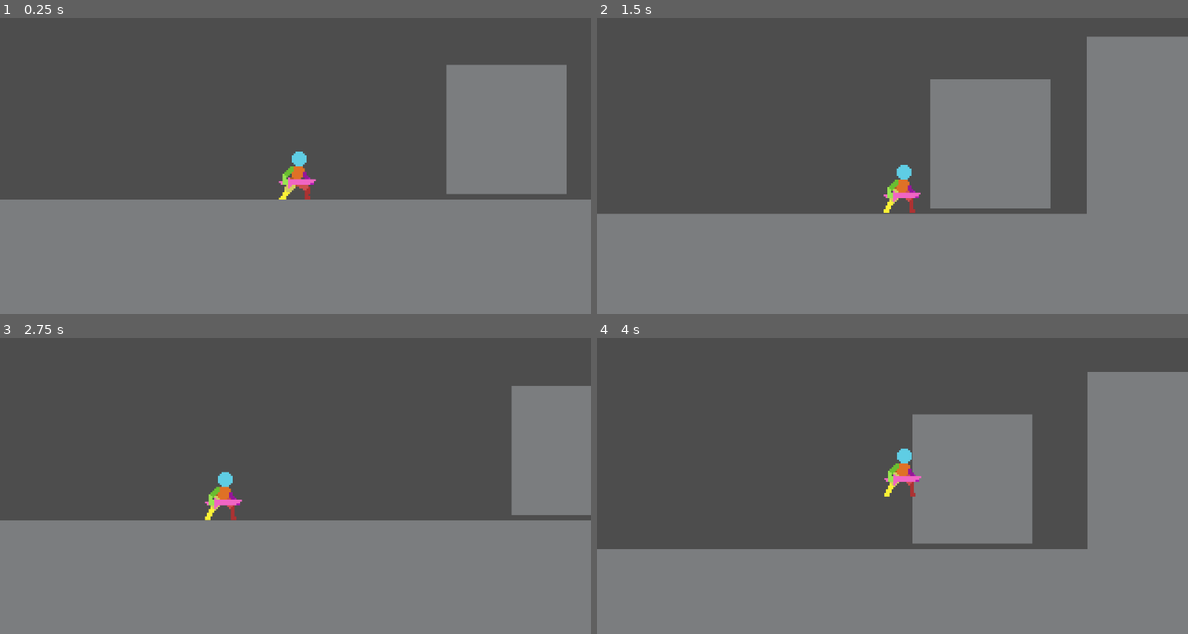
Above: before the commit, frames 1-4 (two rows, left to right).
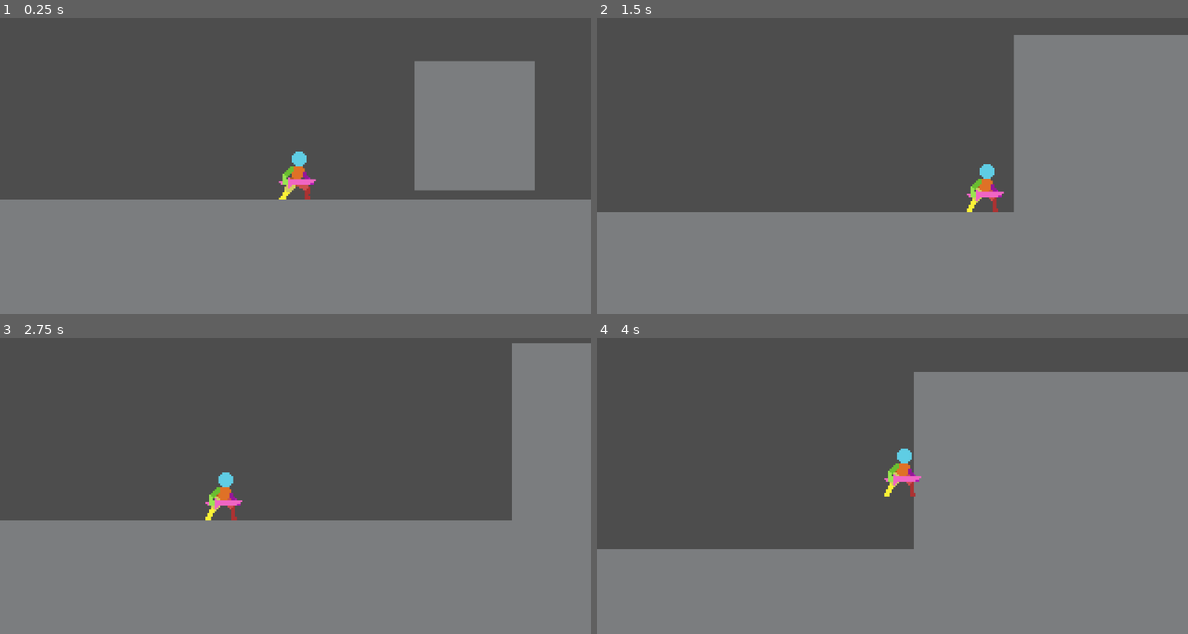
Above: after the commit, the same moments.

Repository: allo77777/boss_rush_jam
Game: Godot game, scene res://scenes/root.tscn
The game is run twice, just before and just after one commit, with the same random seed, the same clock (stepped at 60 frames per second) and the same inputs.
Inputs (mouse positions are in pixels of both pictures, inside the frame that each line leads up to):
- Up to frame 1 (0.25 s): no input
- Up to frame 2 (1.5 s): move the mouse to (1022, 130) at 0.52 s; hold S (crouch) 0.53-1.28 s; hold D (move_right) from 0.53 s (still down); tap Space (jump) at 0.77 s; move the mouse to (774, 166) at 1.27 s; tap Shift (dash) at 1.35 s
- Up to frame 3 (2.75 s): tap Space (jump) at 1.52 s; move the mouse to (354, 394) at 2.02 s; release D (move_right) at 2.03 s; hold A (move_left) from 2.03 s (still down); tap E (interact) at 2.1 s
- Up to frame 4 (4 s): move the mouse to (862, 533) at 2.77 s; release A (move_left) at 2.78 s; hold D (move_right) from 2.78 s (still down); tap S (crouch) at 2.85 s; tap Space (jump) at 3.02, 3.77 s; move the mouse to (1069, 518) at 3.52 s; tap Shift (dash) at 3.6 s

The runs differ from the first frame. In frame 1, 5.2% of the frame differs, in the area x 70-96%, y 14-60%; in frame 2, 12%, in the area x 0-100%, y 5-67%; in frame 3, 2.4%; in frame 4, 9.0%.

Commit message:
continued boss1

Diff:
--- a/scenes/BossScenes/Boss1/boss_1.tscn
+++ b/scenes/BossScenes/Boss1/boss_1.tscn
@@ -3,10 +3,25 @@
 [ext_resource type="Texture2D" uid="uid://cxeg4lt6i8bd5" path="res://assets/tileset.png" id="1_3x2mp"]
 [ext_resource type="Script" path="res://scripts/BossScript/Boss1/Boss1.gd" id="1_pcltk"]
 [ext_resource type="Script" path="res://scripts/BossScript/Boss1/StateMachineB1.gd" id="3_qhxew"]
-[ext_resource type="Script" path="res://scripts/BossScript/Boss1/B1Idle.gd" id="4_i8257"]
+[ext_resource type="Script" path="res://scripts/BossScript/Boss1/B1Follow.gd" id="4_i8257"]
 
 [sub_resource type="RectangleShape2D" id="RectangleShape2D_odir6"]
-size = Vector2(70, 74)
+size = Vector2(82, 82)
+
+[sub_resource type="Animation" id="Animation_w1xfa"]
+length = 0.001
+tracks/0/type = "value"
+tracks/0/imported = false
+tracks/0/enabled = true
+tracks/0/path = NodePath("Tileset:position")
+tracks/0/interp = 1
+tracks/0/loop_wrap = true
+tracks/0/keys = {
+"times": PackedFloat32Array(0),
+"transitions": PackedFloat32Array(1),
+"update": 0,
+"values": [Vector2(0, 0)]
+}
 
 [sub_resource type="Animation" id="Animation_thcni"]
 resource_name = "idle"
@@ -25,21 +40,6 @@
 "values": [Vector2(0, 0), Vector2(-7.935, 0), Vector2(12.08, 0), Vector2(-7.935, 0), Vector2(0, 0)]
 }
 
-[sub_resource type="Animation" id="Animation_w1xfa"]
-length = 0.001
-tracks/0/type = "value"
-tracks/0/imported = false
-tracks/0/enabled = true
-tracks/0/path = NodePath("Tileset:position")
-tracks/0/interp = 1
-tracks/0/loop_wrap = true
-tracks/0/keys = {
-"times": PackedFloat32Array(0),
-"transitions": PackedFloat32Array(1),
-"update": 0,
-"values": [Vector2(0, 0)]
-}
-
 [sub_resource type="AnimationLibrary" id="AnimationLibrary_43e0o"]
 _data = {
 "RESET": SubResource("Animation_w1xfa"),
@@ -54,16 +54,14 @@
 texture = ExtResource("1_3x2mp")
 
 [node name="CollisionShape2D" type="CollisionShape2D" parent="."]
-position = Vector2(1, -1)
 shape = SubResource("RectangleShape2D_odir6")
 
 [node name="StateMachineB1" type="Node" parent="." node_paths=PackedStringArray("initial_state")]
 script = ExtResource("3_qhxew")
-initial_state = NodePath("Idle")
+initial_state = NodePath("Follow")
 
-[node name="Idle" type="Node" parent="StateMachineB1" node_paths=PackedStringArray("AnimPlayer", "BossRef")]
+[node name="Follow" type="Node" parent="StateMachineB1" node_paths=PackedStringArray("BossRef")]
 script = ExtResource("4_i8257")
-AnimPlayer = NodePath("../../B1AnimationPlayer")
 BossRef = NodePath("../..")
 
 [node name="B1AnimationPlayer" type="AnimationPlayer" parent="."]
--- a/scenes/root.tscn
+++ b/scenes/root.tscn
@@ -18,7 +18,7 @@
 [node name="root" type="Node2D"]
 script = ExtResource("1_sqd3b")
 
-[node name="player" parent="." instance=ExtResource("2_fhn3h")]
+[node name="player" parent="." groups=["PlayerGroup"] instance=ExtResource("2_fhn3h")]
 collision_layer = 1
 collision_mask = 8
 
@@ -34,6 +34,6 @@
 tile_set = SubResource("TileSet_poiyj")
 
 [node name="Boss1" parent="." node_paths=PackedStringArray("PlayerRef") instance=ExtResource("4_abot1")]
-position = Vector2(116, -38)
+position = Vector2(111, -49)
 collision_layer = 8
 PlayerRef = NodePath("../player")
--- /dev/null
+++ b/scripts/BossScript/Boss1/B1Follow.gd
@@ -0,0 +1,22 @@
+extends BossState
+
+
+
+@export var BossRef:Entity
+var PlayerRef:Player
+var Speed = 0.5
+
+func enter():
+	PlayerRef = get_tree().get_first_node_in_group("PlayerGroup")
+
+func FollowPlayer():
+	var direction = PlayerRef.global_position - BossRef.global_position
+
+	if direction.length() > 80:
+		BossRef.velocity = direction * Speed
+	else:
+		pass
+
+
+func update(_delta: float):
+	FollowPlayer()
--- a/scripts/BossScript/Boss1/B1Idle.gd
+++ /dev/null
@@ -1,16 +0,0 @@
-extends BossState
-
-@export var AnimPlayer: AnimationPlayer
-@export var PlayerRef:Player
-@export var BossRef:Entity
-
-func enter():
-	AnimPlayer.play("idle")
-
-func ToMoveState():
-	if PlayerRef:
-		print("far")
-	else:
-		print("close")
-func update(_delta: float):
-	ToMoveState()
--- a/scripts/BossScript/Boss1/Boss1.gd
+++ b/scripts/BossScript/Boss1/Boss1.gd
@@ -1 +1,14 @@
 extends Entity
+
+func _ready():
+	pass
+
+func _physics_process(delta):
+	if not is_on_floor():
+		velocity += get_gravity() * delta
+
+	if velocity.length() == 0:
+		$B1AnimationPlayer.play("idle")
+	else:
+		pass
+	move_and_slide()
--- a/scripts/BossScript/Boss1/StateMachineB1.gd
+++ b/scripts/BossScript/Boss1/StateMachineB1.gd
@@ -1,6 +1,7 @@
 extends Node
 
 @export var initial_state: BossState
+
 
 var current_state: BossState
 var states:Dictionary = {}
